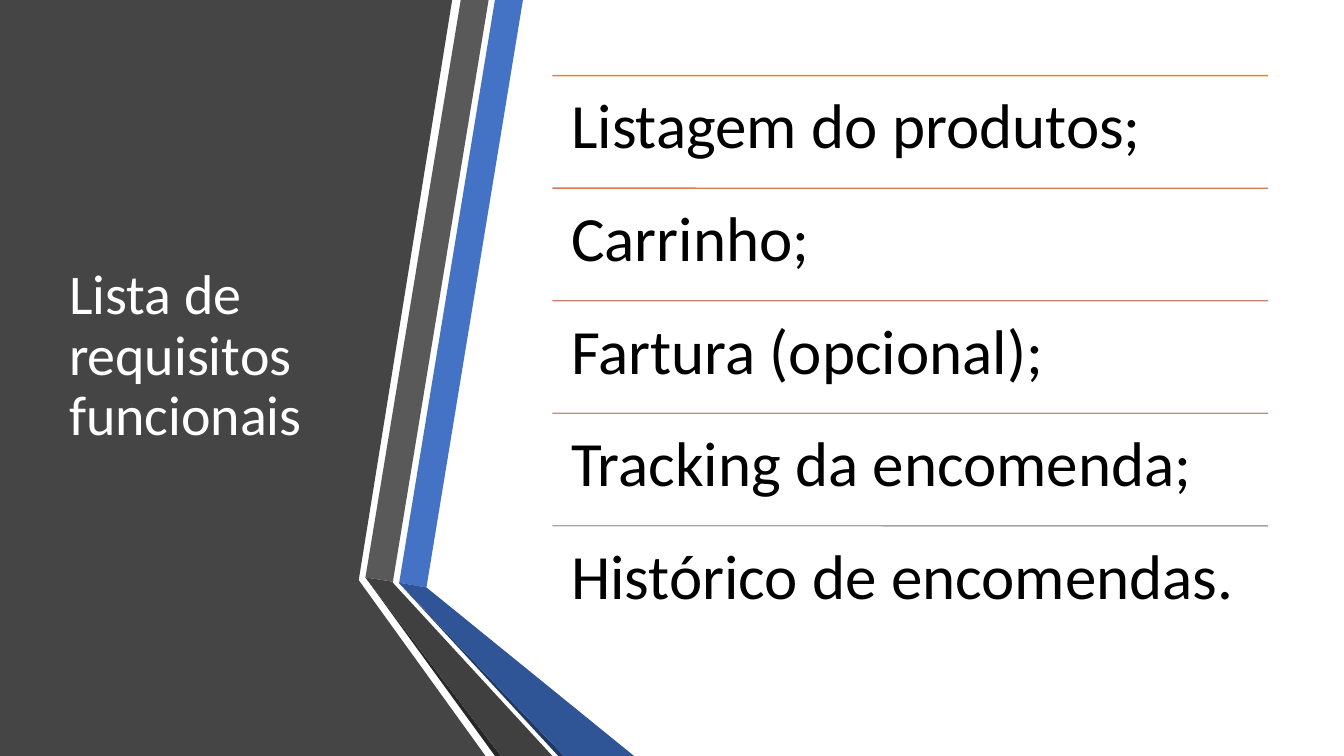
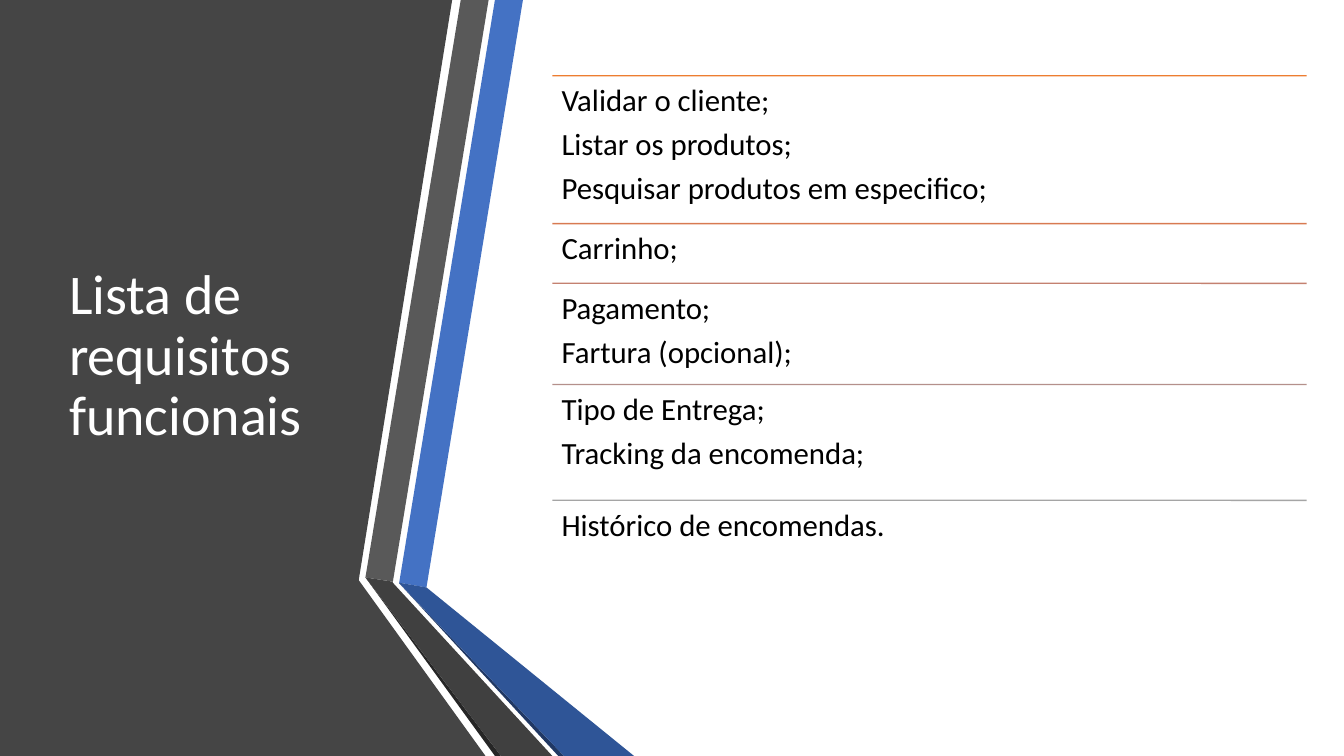
Before and after one commit to Paloca-RP/2_year, a slide deck: slide 2 of Projeto_Sistemas_Informacao/Trabalho_10-11.pptx. Drawn at 1344x756 pixels with LibreOffice and Linux fonts; fonts in the diff are those of the drawing. Boxes give left, top, right and bottom in pixels: in the first picture for what was removed or moved away, otherwise in the second. Text is boxed around its words. In the diff, an @@ line names an element or a change of style, - is before the commit and + after.

```diff
--- a/Projeto_Sistemas_Informacao/Trabalho_10-11.pptx
+++ b/Projeto_Sistemas_Informacao/Trabalho_10-11.pptx
@@ line moved from (553, 76) - (1268, 76) to (553, 76) - (1307, 76) @@
@@ text added at (x1=562, y1=89, x2=987, y2=204), 22 pt, text #000000 @@
+Validar o cliente;
+Listar os produtos;
+Pesquisar produtos em especifico;
@@ text removed at (x1=571, y1=104, x2=1141, y2=159) @@
-Listagem do produtos;
@@ text "Carrinho;" moved from (x1=571, y1=217, x2=809, y2=269) to (x1=562, y1=237, x2=678, y2=263) @@
@@ text "Carrinho;" at (x1=562, y1=237, x2=678, y2=263): size 45 to 22 pt; less space between paragraphs @@
@@ line moved from (553, 189) - (1268, 189) to (553, 224) - (1307, 224) @@
@@ text "Pagamento;" moved from (x1=571, y1=328, x2=1043, y2=384) to (x1=562, y1=299, x2=791, y2=368) @@
@@ line moved from (553, 300) - (1268, 300) to (553, 283) - (1307, 283) @@
@@ text at (x1=562, y1=299, x2=711, y2=325): paragraph added @@
+Pagamento;
@@ text at (x1=562, y1=340, x2=791, y2=368): size 45 to 22 pt in "Fartura (opcional);"; less space between paragraphs @@
@@ line moved from (553, 413) - (1268, 413) to (553, 384) - (1307, 384) @@
@@ text "Tipo de Entrega;" moved from (x1=571, y1=442, x2=1191, y2=497) to (x1=562, y1=398, x2=864, y2=470) @@
@@ text at (x1=562, y1=398, x2=765, y2=426): paragraph added @@
+Tipo de Entrega;
@@ text at (x1=562, y1=442, x2=864, y2=470): size 45 to 22 pt in "Tracking da encomenda;"; less space between paragraphs @@
@@ text "Histórico de encomendas." at (x1=562, y1=514, x2=885, y2=537): size 45 to 22 pt; less space between paragraphs @@
@@ text "Histórico de encomendas." moved from (x1=571, y1=555, x2=1233, y2=600) to (x1=562, y1=514, x2=885, y2=537) @@
@@ line moved from (553, 526) - (1268, 526) to (553, 500) - (1307, 500) @@
```
